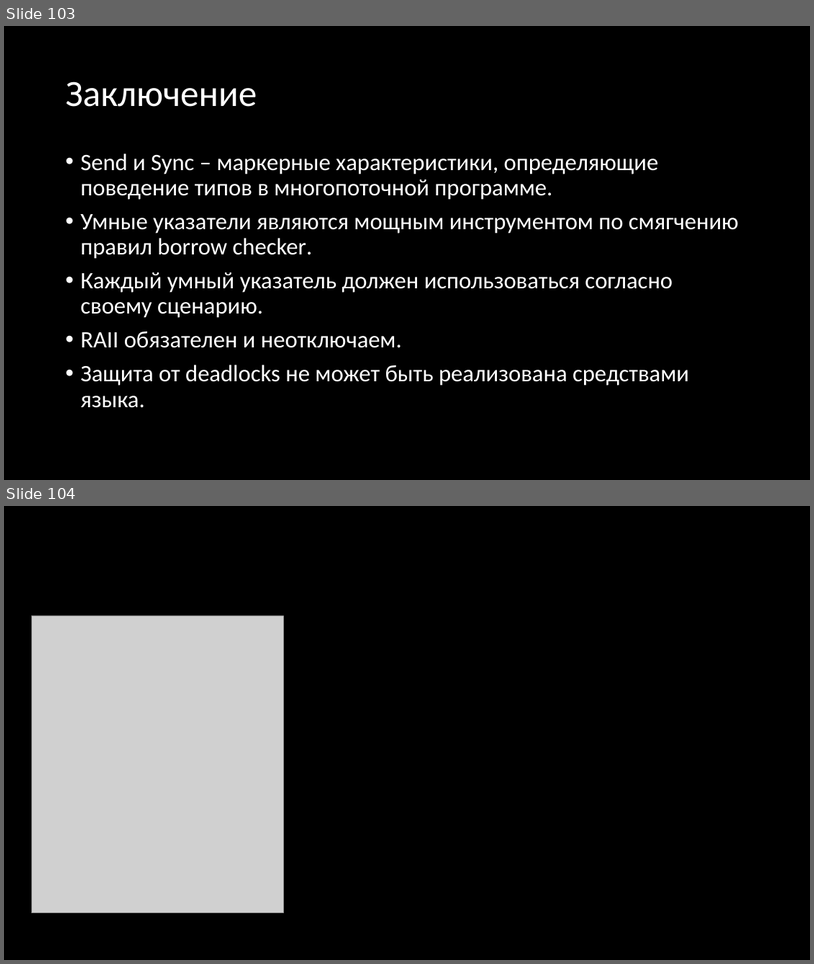
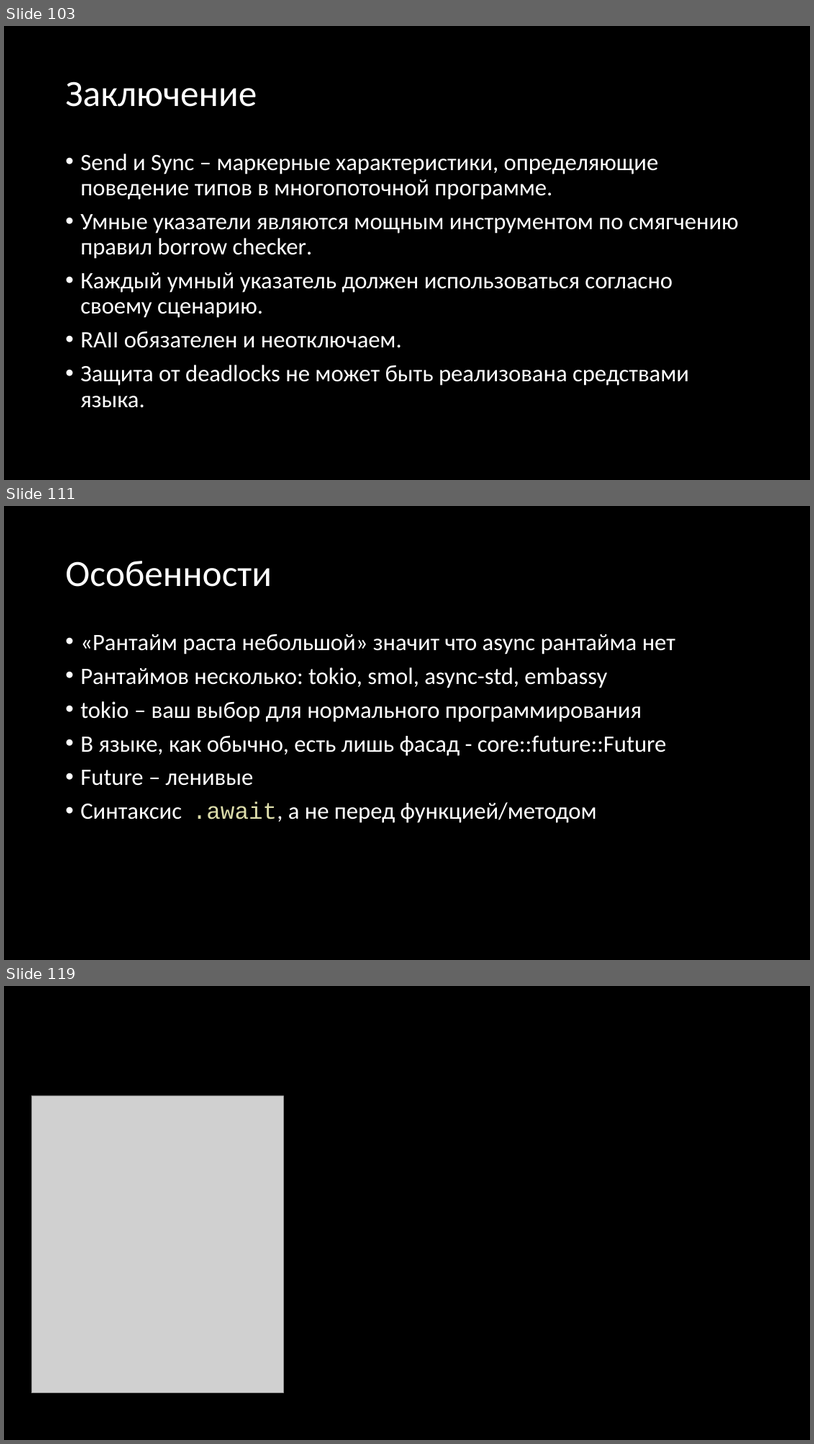
Before and after one commit to Gordon01/learn-rust, a slide deck: keynotes/Rust 2024.pptx. Shown one above the other, each under a label of ours: slides 103 and 104 before the commit, slides 103, 111 and 119 after it; the slides between them are not shown. The pictures are 814x964 and 814x1444 pixels, drawn with LibreOffice and Linux fonts; fonts in the diff are those of the drawing; grey boxes stand for pictures. Boxes give left, top, right and bottom in pixels: in the first picture for what was removed or moved away, otherwise in the second. Text is boxed around its words. In the diff, an @@ line names an element or a change of style, - is before the commit and + after.

```diff
--- a/keynotes/Rust 2024.pptx
+++ b/keynotes/Rust 2024.pptx
@@ slide 111 added at [4, 506, 810, 960], background #000000 @@
@@ title added at [65, 561, 272, 587], 44 pt, text #FFFFFF @@
+Особенности
@@ text added at [80, 633, 676, 823], 28 pt, text #FFFFFF @@
+• «Рантайм раста небольшой» значит что async рантайма нет
+• Рантаймов несколько: tokio, smol, async-std, embassy
+• tokio – ваш выбор для нормального программирования
+• В языке, как обычно, есть лишь фасад - core::future::Future
+• Future – ленивые
+• Синтаксис .await, а не перед функцией/методом
@@ what was slide 104 is now slide 119 @@
```
Also in this commit, not shown: 14 other slides added.
